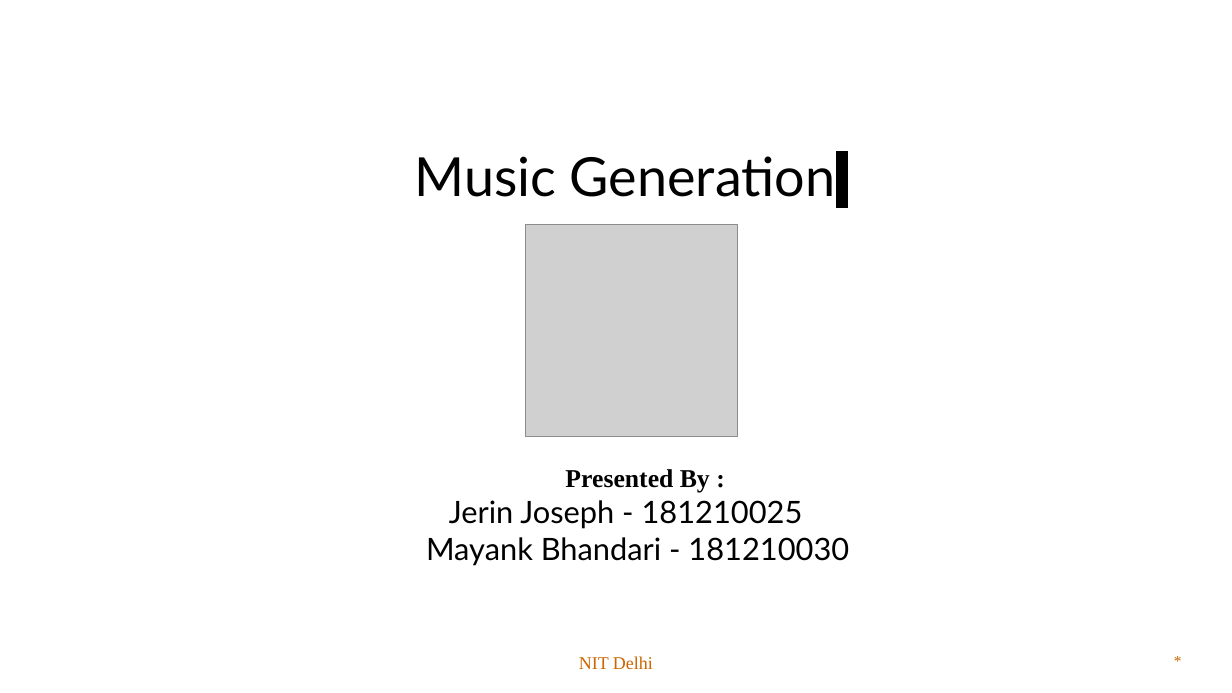
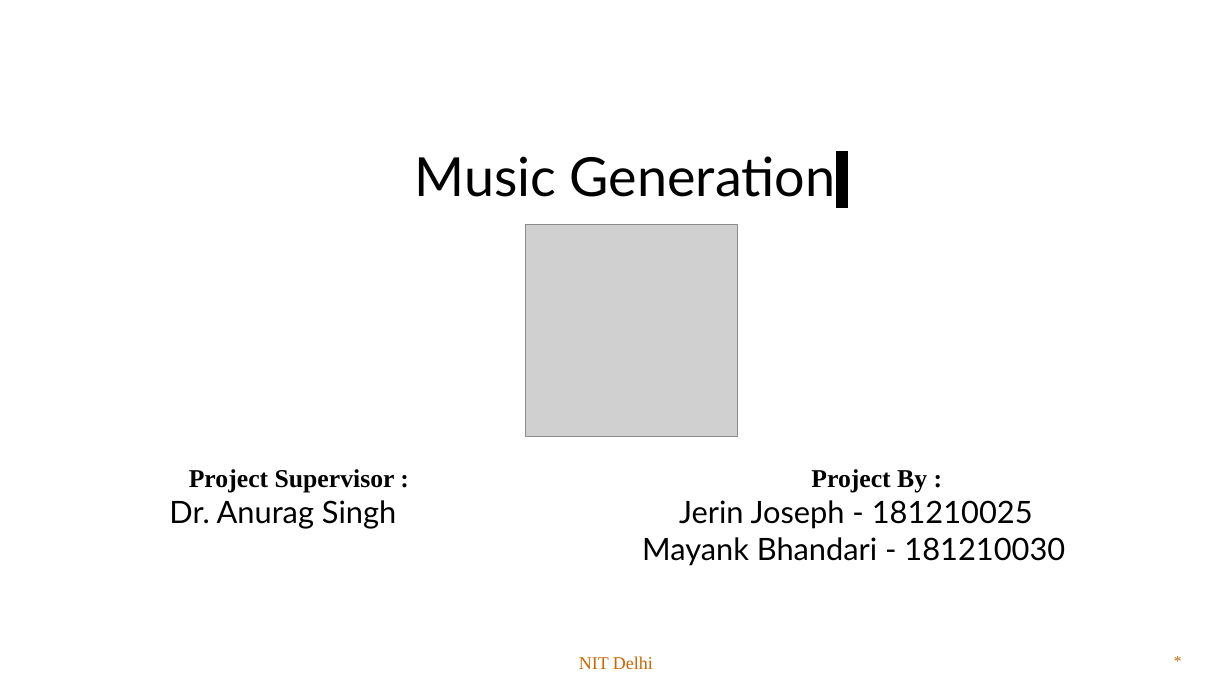
Before and after one commit to jerinjoseph121/Music-Generation, a slide deck: slide 1 of Presentation/Music Generation Major Project.pptx. Drawn at 1232x693 pixels with LibreOffice and Linux fonts; fonts in the diff are those of the drawing; grey boxes stand for pictures. Boxes give left, top, right and bottom in pixels: in the first picture for what was removed or moved away, otherwise in the second. Text is boxed around its words. In the diff, an @@ line names an element or a change of style, - is before the commit and + after.

```diff
--- a/Presentation/Music Generation Major Project.pptx
+++ b/Presentation/Music Generation Major Project.pptx
@@ text "Project Supervisor : Project By ..." moved from (x1=426, y1=469, x2=849, y2=566) to (x1=169, y1=469, x2=1065, y2=566) @@
@@ text at (x1=169, y1=469, x2=1033, y2=529): text changed @@
-Presented By :
-Jerin Joseph - 181210025
+Project Supervisor : Project By :
+Dr. Anurag Singh Jerin Joseph - 181210025
```
Also in this commit, not shown: 8 other slides changed, 6 slides added, 2 slides removed.
